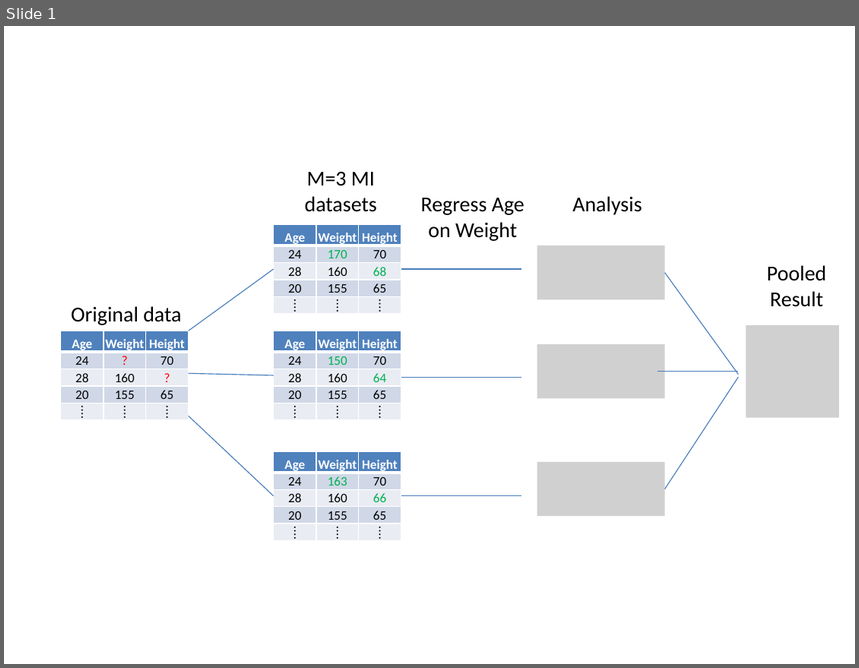
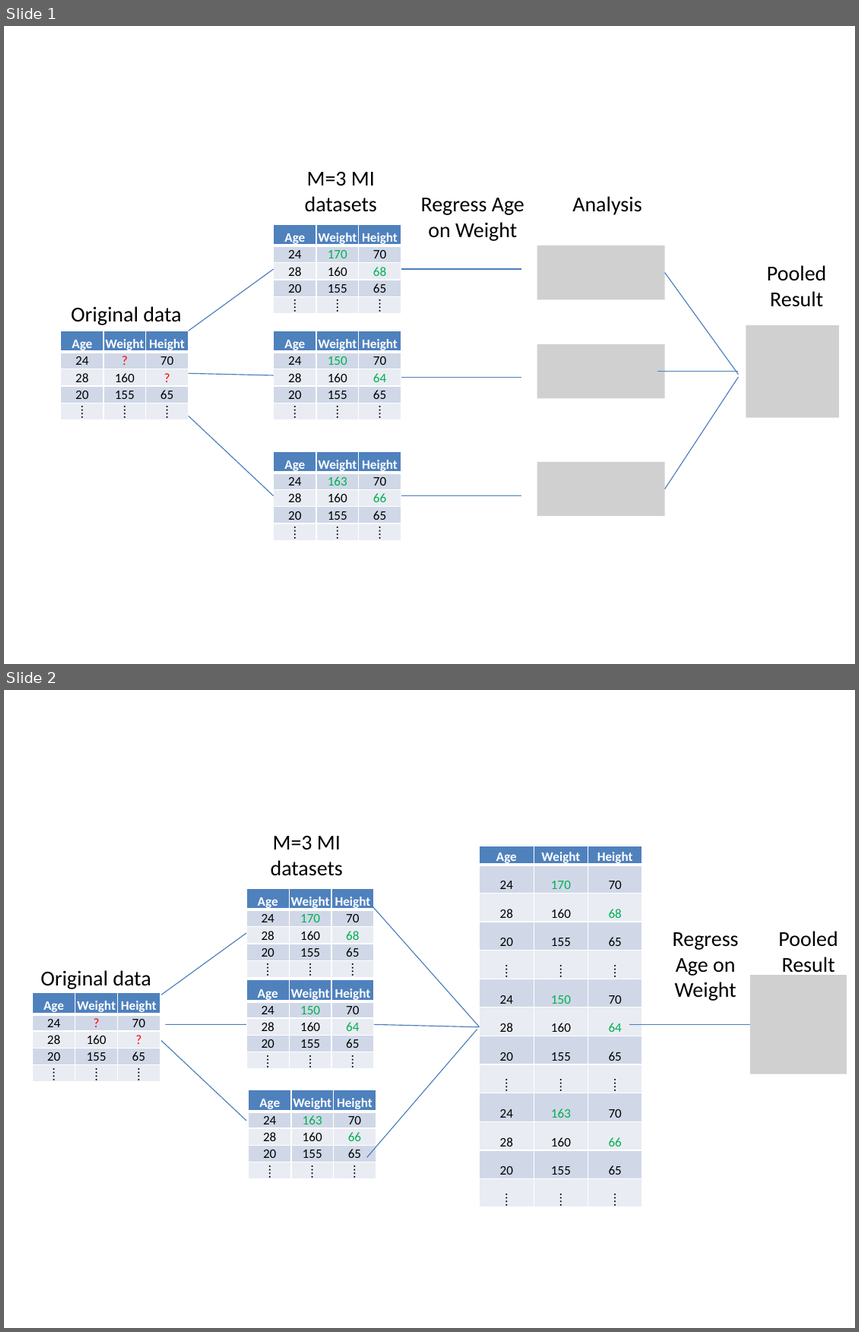
Before and after one commit to nkbxwb/Proposal, a slide deck: mi_picture.pptx. Shown one above the other, each under a label of ours: slide 1 before the commit, slides 1 and 2 after it. The pictures are 859x668 and 859x1332 pixels, drawn with LibreOffice and Linux fonts; fonts in the diff are those of the drawing; grey boxes stand for pictures. Boxes give left, top, right and bottom in pixels: in the first picture for what was removed or moved away, otherwise in the second. Text is boxed around its words. In the diff, an @@ line names an element or a change of style, - is before the commit and + after.

Commit message:
Added the stacked picture to ppt

```diff
--- a/mi_picture.pptx
+++ b/mi_picture.pptx
@@ slide 2 added at (4, 690, 855, 1328), background #FFFFFF @@
@@ text added at (271, 836, 343, 876), 18 pt, text #000000 @@
+M=3 MI datasets
@@ table added at (479, 846, 642, 1208), 13 rows, 3 columns @@
+Age | Weight | Height
+24 | 170 | 70
+28 | 160 | 68
+20 | 155 | 65
+⁞ | ⁞ | ⁞
+24 | 150 | 70
+28 | 160 | 64
+20 | 155 | 65
+⁞ | ⁞ | ⁞
+24 | 163 | 70
+28 | 160 | 66
+20 | 155 | 65
+⁞ | ⁞ | ⁞
@@ table added at (246, 888, 374, 978), 5 rows, 3 columns @@
+Age | Weight | Height
+24 | 170 | 70
+28 | 160 | 68
+20 | 155 | 65
+⁞ | ⁞ | ⁞
@@ line added from (369, 903) to (479, 1027), #4B7EBC 0.75 pt @@
@@ line added from (161, 995) to (246, 933), #4B7EBC 0.75 pt @@
@@ text added at (673, 932, 739, 1001), 18 pt, text #000000 @@
+Regress Age on Weight
@@ text added at (778, 931, 838, 977), 18 pt, text #000000 @@
+Pooled Result
@@ text added at (40, 970, 151, 989), 18 pt, text #000000 @@
+Original data
@@ table added at (246, 980, 374, 1070), 5 rows, 3 columns @@
+Age | Weight | Height
+24 | 150 | 70
+28 | 160 | 64
+20 | 155 | 65
+⁞ | ⁞ | ⁞
@@ picture added at (750, 975, 847, 1075) @@
@@ table added at (32, 993, 160, 1082), 5 rows, 3 columns @@
+Age | Weight | Height
+24 | ? | 70
+28 | 160 | ?
+20 | 155 | 65
+⁞ | ⁞ | ⁞
@@ line added from (166, 1024) to (246, 1024), #4B7EBC 0.75 pt @@
@@ line added from (367, 1158) to (477, 1030), #4B7EBC 0.75 pt @@
@@ line added from (374, 1024) to (479, 1027), #4B7EBC 0.75 pt @@
@@ line added from (629, 1024) to (750, 1024), #4B7EBC 0.75 pt @@
@@ line added from (161, 1040) to (246, 1121), #4B7EBC 0.75 pt @@
@@ table added at (248, 1090, 376, 1179), 5 rows, 3 columns @@
+Age | Weight | Height
+24 | 163 | 70
+28 | 160 | 66
+20 | 155 | 65
+⁞ | ⁞ | ⁞
```
